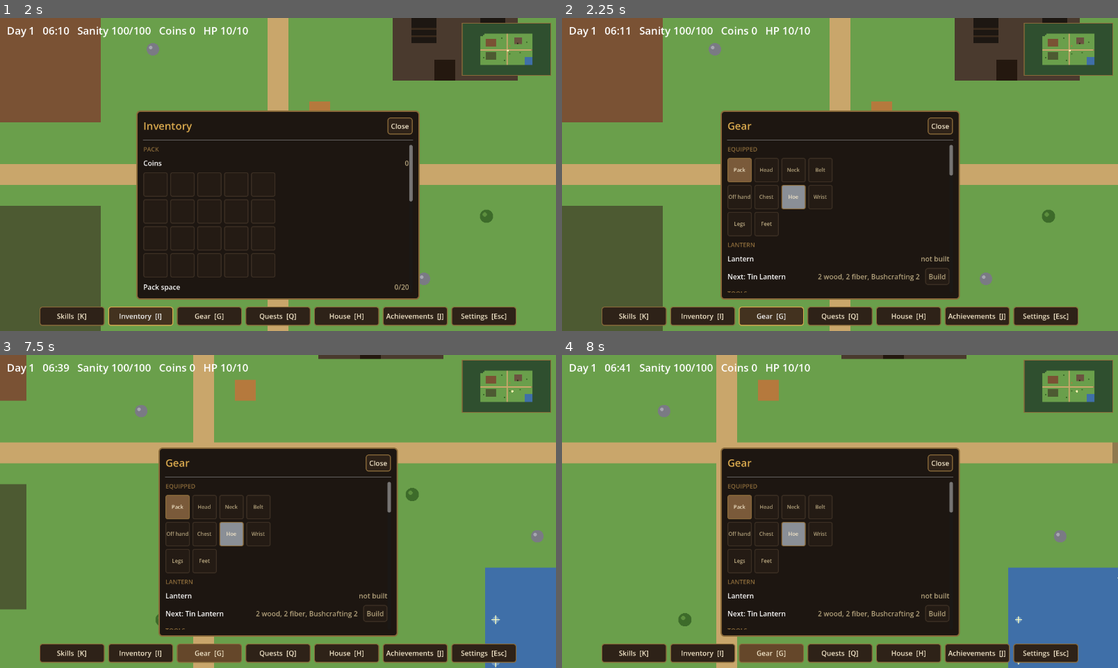
Above: before the commit, frames 1-4 (two rows, left to right).
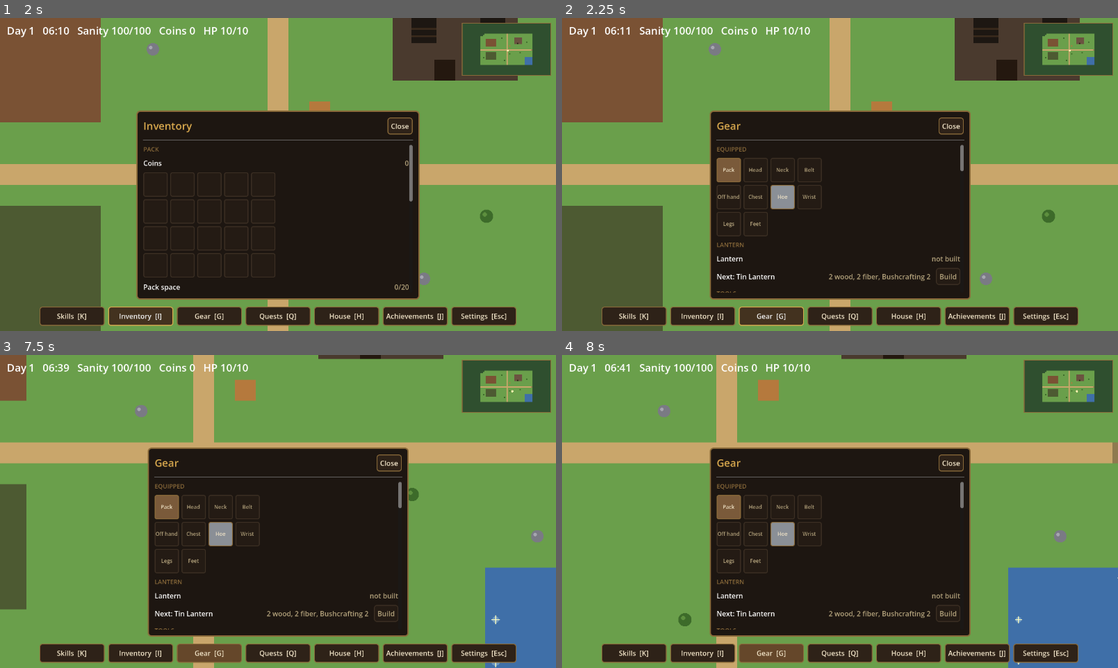
Above: after the commit, the same moments.

Repository: joshj1108/CrowCreekHollow
Game: Godot game, scene res://scenes/main.tscn
The game is run twice, just before and just after one commit, with the same random seed, the same clock (stepped at 60 frames per second) and the same inputs.
Inputs (mouse positions are in pixels of both pictures, inside the frame that each line leads up to):
- Up to frame 1 (2 s): click "Skills [K]" at 0.5 s; click "Inventory [I]" at 1.25 s
- Up to frame 2 (2.25 s): click "Gear [G]" at 2 s
- Up to frame 3 (7.5 s): click "Quests [Q]" at 2.75 s; click "House [H]" at 3.5 s; click "Achievements [J]" at 4.25 s; click "Settings [Esc]" at 5 s; tap Enter at 5.75 s; move the mouse to (400, 495) at 5.77 s; hold D (move_right) 5.78-6.53 s; tap Space (use) at 5.85, 6.8 s; click (400, 495) at 5.92 s; move the mouse to (166, 527) at 6.52 s; hold S (move_down) 6.53-7.28 s; tap J (achievements) at 6.6 s; move the mouse to (333, 442) at 7.27 s; hold D (move_right) from 7.28 s (still down); tap G (gear) at 7.35 s
- Up to frame 4 (8 s): keep holding D (move_right); tap Space (use) at 7.55 s

Frame 1 is identical in both runs. In frame 2, 4.6% of the frame differs, in the area x 26-74%, y 29-90%; in frame 3, 4.6%; in frame 4, 4.6%.

Commit message:
Add hardwood shields, bows and crossbows, and ammunition
Shields take the off hand. Bows and crossbows take the main hand and fire
arrows or bolts in the direction the player faces. Ammunition is fletched
from the Gear panel and used up by each shot.

Co-Authored-By: Claude Haiku 5.5 <noreply@anthropic.com>
Claude-Session: https://claude.ai/code/session_016EvHBYyFANDWxunM27u84C

Diff:
--- a/scripts/main.gd
+++ b/scripts/main.gd
@@ -131,6 +131,13 @@
 const FURNACE_COST := {"wood": 6, "stone": 4, "coins": 80, "level": 4}
 const SMELT_LEVEL := {"copper": 1, "iron": 4}
 const XP_SMELT := 10
+# Ammunition is fletched at the Gear panel and used up by each shot.
+const AMMO := {
+	"arrows": {"name": "Arrows", "yield": 5, "cost": {"wood": 1, "fiber": 1}, "skill": "Bushcrafting", "level": 2},
+	"bolts": {"name": "Bolts", "yield": 3, "cost": {"hardwood": 1, "copper_bar": 1}, "skill": "Smithing", "level": 2},
+}
+const SHOT_SPEED := 320.0
+const SHOT_LIFE := 0.9
 const SMOKEHOUSE_COST := {"wood": 5, "fiber": 3, "coins": 60, "level": 3}
 # Preserving turns food into goods that keep in the pack. Each method needs a skill
 # level and makes one item per press at the smokehouse.
@@ -219,6 +226,11 @@
 	"iron_gauntlets": {"name": "Iron gauntlets", "slot": "wrist", "dmg": 0, "def": 3, "level": 5, "skill": "Smithing", "cost": {"iron_bar": 2}},
 	"iron_greaves": {"name": "Iron greaves", "slot": "legs", "dmg": 0, "def": 3, "level": 6, "skill": "Smithing", "cost": {"iron_bar": 3}},
 	"iron_sabatons": {"name": "Iron sabatons", "slot": "feet", "dmg": 0, "def": 3, "level": 6, "skill": "Smithing", "cost": {"iron_bar": 2}},
+	"wood_shield": {"name": "Hardwood shield", "slot": "offhand", "dmg": 0, "def": 2, "level": 4, "skill": "Forestry", "cost": {"hardwood": 3, "fiber": 2}},
+	"copper_shield": {"name": "Copper shield", "slot": "offhand", "dmg": 0, "def": 3, "level": 3, "skill": "Smithing", "cost": {"copper_bar": 4, "hardwood": 1}},
+	"iron_shield": {"name": "Iron shield", "slot": "offhand", "dmg": 0, "def": 4, "level": 6, "skill": "Smithing", "cost": {"iron_bar": 4, "hardwood": 1}},
+	"hardwood_bow": {"name": "Hardwood bow", "slot": "hand_r", "dmg": 3, "def": 0, "level": 3, "skill": "Forestry", "cost": {"hardwood": 3, "fiber": 2}, "ammo": "arrows", "cool": 0.6},
+	"crossbow": {"name": "Crossbow", "slot": "hand_r", "dmg": 6, "def": 0, "level": 3, "skill": "Smithing", "cost": {"hardwood": 4, "copper_bar": 2}, "ammo": "bolts", "cool": 1.2},
 }
 const NPCS := [
 	{"id": "mara", "name": "Mara the Reeve", "pos": Vector2i(8, 9), "color": "e0c48c", "lines": [
@@ -449,7 +461,7 @@
 var day := 1
 var skill_xp := {"Farming": 0, "Bushcrafting": 0, "Carpentry": 0, "Cleaning": 0, "Fishing": 0, "Cooking": 0, "Combat": 0, "Forestry": 0, "Mining": 0, "Smithing": 0}
 var inventory := {"seeds": STARTING_SEEDS, "pumpkin_seeds": 0, "crops": 0, "fish": 0, "meals": 0, "smoked": 0, "dried": 0, "canned": 0, "fermented": 0}
-var materials := {"wood": 0, "fiber": 0, "resin": 0, "hardwood": 0, "stone": 0, "copper_ore": 0, "iron_ore": 0, "copper_bar": 0, "iron_bar": 0}
+var materials := {"wood": 0, "fiber": 0, "resin": 0, "hardwood": 0, "stone": 0, "copper_ore": 0, "iron_ore": 0, "copper_bar": 0, "iron_bar": 0, "arrows": 0, "bolts": 0}
 var tool_tier := {"hatchet": 0, "pick": 0}     # 0 = none; higher tiers come from TOOL_TIERS
 var grove_felled := {}
 var rocks := {}                                  # world tile -> true for unbroken rocks                          # world tile -> true for trees cut today
@@ -480,6 +492,7 @@
 var cooler_built := false
 var smokehouse_built := false
 var furnace_built := false
+var shots: Array = []                 # arrows and bolts in flight, not saved
 var cellar_stock := 0          # crops in the root cellar
 var cooler_stock := 0          # fish in the cooler
 var zone: int = Zone.HOMESTEAD
@@ -554,6 +567,7 @@
 	_update_fish_spots(delta)
 	_update_fishing(delta)
 	_update_foes(delta)
+	_update_shots(delta)
 	if _in_village() and current_hour >= STALL_CLOSE_HOUR:
 		_go_home("Night falls. You are driven back to the homestead.")
 	fish_layer.visible = zone == Zone.HOMESTEAD
@@ -937,6 +951,9 @@
 func _on_panel_action(action_id: String) -> void:
 	if action_id.begins_with("preserve:"):
 		_preserve(action_id.trim_prefix("preserve:"))
+		return
+	if action_id.begins_with("ammo:"):
+		_craft_ammo(action_id.trim_prefix("ammo:"))
 		return
 	if action_id.begins_with("tool:"):
 		_craft_tool(action_id.trim_prefix("tool:"))
@@ -1141,6 +1158,16 @@
 				"action": "tool:" + kind,
 				"enabled": _can_craft_tool(kind),
 			})
+	rows.append({"section": "Ammunition"})
+	for kind in ["arrows", "bolts"]:
+		var ammo: Dictionary = AMMO[kind]
+		rows.append({
+			"name": "%s (%d)" % [ammo["name"], int(ammo["yield"])],
+			"value": "%s, %s %d. Held: %d" % [_price_text_items(ammo["cost"]), ammo["skill"], int(ammo["level"]), int(materials[kind])],
+			"button": "Make",
+			"action": "ammo:" + kind,
+			"enabled": _can_fletch(kind),
+		})
 	rows.append({"section": "Craft and equip"})
 	for id in GEAR_ITEMS.keys():
 		if id == "hoe":
@@ -2208,6 +2235,74 @@
 	return rows
 
 
+# --- Ranged combat and ammunition ----------------------------------------------
+
+func _can_fletch(kind: String) -> bool:
+	var ammo: Dictionary = AMMO[kind]
+	if _level(str(ammo["skill"])) < int(ammo["level"]):
+		return false
+	return _has_materials(ammo["cost"])
+
+
+func _craft_ammo(kind: String) -> void:
+	if not _can_fletch(kind):
+		_show_message("You need the materials and skill level to make %s." % kind)
+		return
+	var ammo: Dictionary = AMMO[kind]
+	for mat in ammo["cost"].keys():
+		materials[mat] -= int(ammo["cost"][mat])
+	materials[kind] += int(ammo["yield"])
+	_grant_xp(str(ammo["skill"]), 6)
+	_show_message("You make %d %s. +6 %s XP" % [int(ammo["yield"]), kind, ammo["skill"]])
+
+
+func _fire(weapon: String) -> void:
+	if swing_cool > 0.0:
+		return
+	var item: Dictionary = GEAR_ITEMS[weapon]
+	var ammo := str(item["ammo"])
+	if int(materials[ammo]) < 1:
+		_show_message("You're out of %s. Make more from the Gear panel." % ammo)
+		return
+	materials[ammo] -= 1
+	swing_cool = float(item["cool"])
+	var dir: Vector2 = player.facing.normalized()
+	shots.append({"pos": player.position, "vel": dir * SHOT_SPEED, "life": SHOT_LIFE, "dmg": int(item["dmg"])})
+	queue_redraw()
+
+
+func _update_shots(delta: float) -> void:
+	if not _in_village():
+		shots.clear()
+		return
+	if shots.is_empty():
+		return
+	for shot in shots.duplicate():
+		var pos: Vector2 = shot["pos"] + shot["vel"] * delta
+		shot["pos"] = pos
+		shot["life"] = float(shot["life"]) - delta
+		var hit := false
+		for foe in foes.duplicate():
+			var gap: Vector2 = foe["pos"] - pos
+			if gap.length() < PX * 0.45:
+				_shot_hits(foe, int(shot["dmg"]))
+				hit = true
+				break
+		if hit or float(shot["life"]) <= 0.0 or _is_blocked_world(pos):
+			shots.erase(shot)
+	queue_redraw()
+
+
+func _shot_hits(foe: Dictionary, amount: int) -> void:
+	foe["hp"] = int(foe["hp"]) - amount
+	foe["flash"] = 0.2
+	_grant_xp("Combat", XP_HIT)
+	if int(foe["hp"]) <= 0:
+		_kill_foe(foe)
+	else:
+		_show_message("Your shot hits the %s for %d." % [str(foe["kind"]), amount])
+
+
 # --- Slot grids for the pack, seed pouch, and equipment ---------------------
 
 func _pack_cells() -> Array:
@@ -2408,6 +2503,10 @@
 		draw_circle(pos + Vector2(5, -4), 2.5, Color(0.9, 0.1, 0.1))
 		var frac := float(foe["hp"]) / float(st["hp"])
 		draw_rect(Rect2(pos + Vector2(-PX * 0.3, -PX * 0.5), Vector2(PX * 0.6 * frac, 3)), Color("c24a4a"))
+	for shot in shots:
+		var shot_pos: Vector2 = shot["pos"]
+		var shot_vel: Vector2 = shot["vel"]
+		draw_line(shot_pos - shot_vel.normalized() * PX * 0.5, shot_pos, Color("e8e0c0"), 2.0)
 	if swing_time > 0.0:
 		draw_arc(player.position, SWING_REACH * PX, swing_dir.angle() - 0.9, swing_dir.angle() + 0.9, 12, Color(1, 1, 0.8, 0.8), 3.0)
 
@@ -2503,6 +2602,10 @@
 
 
 func _swing() -> void:
+	var weapon := str(equipment["hand_r"])
+	if weapon != "" and GEAR_ITEMS[weapon].has("ammo"):
+		_fire(weapon)
+		return
 	if swing_cool > 0.0:
 		return
 	swing_cool = SWING_COOLDOWN
Not shown, changed: DESIGN.md
